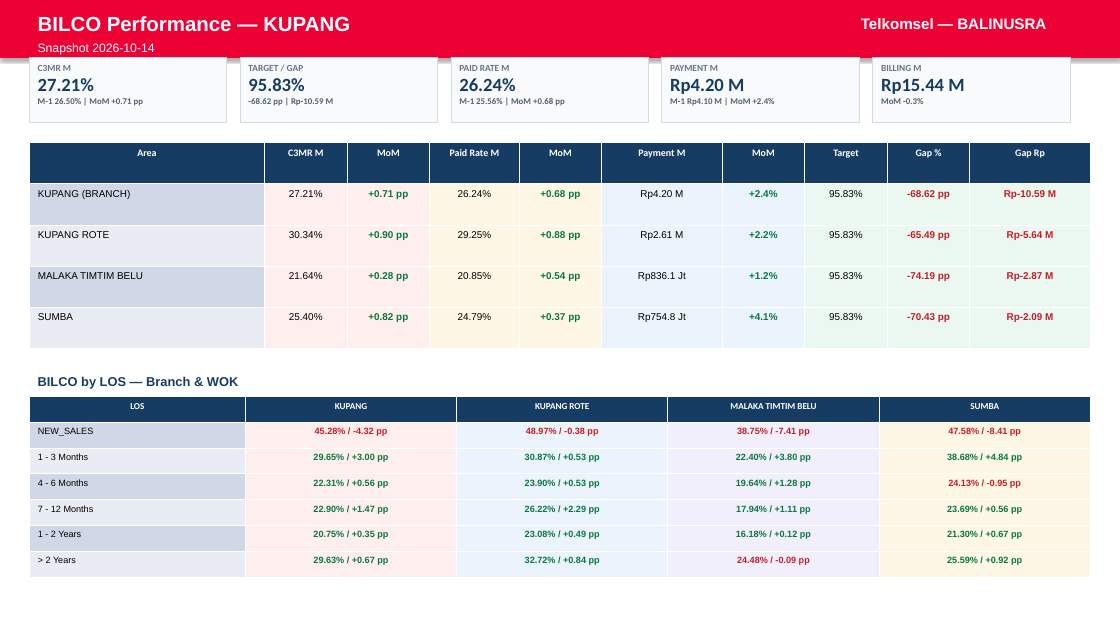
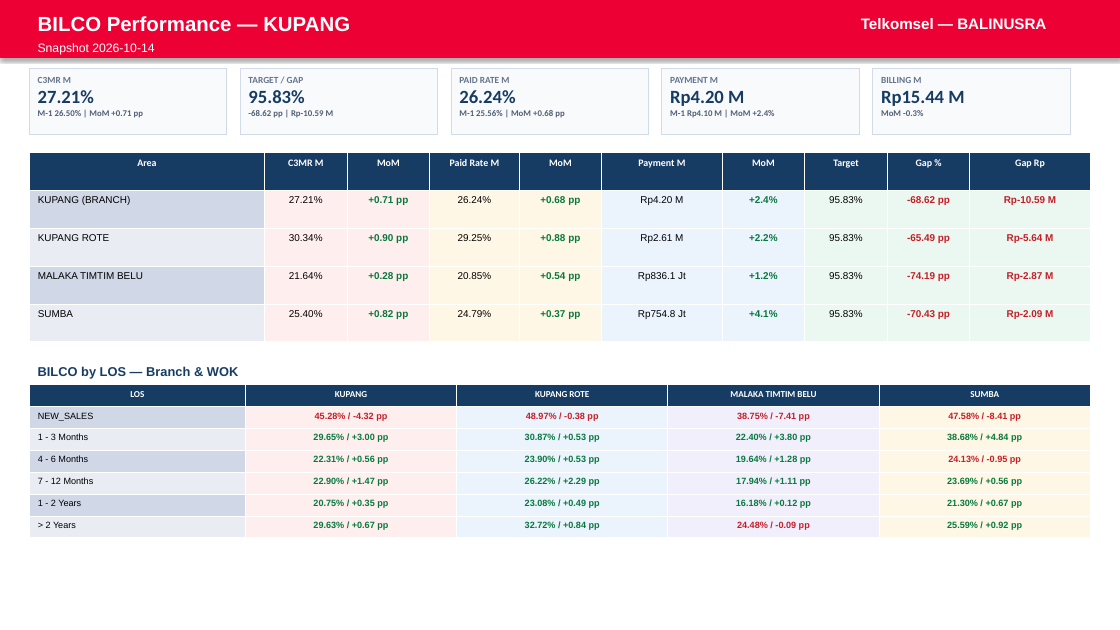
Before and after one commit to linktreehhbalnus-eng/wow_balnus, a slide deck: slide 11 of beta_12wok/reports/BRANCH_KUPANG_PERFORMANCE_SUMMARY_20261014_INARA.pptx. Drawn at 1120x630 pixels with LibreOffice and Linux fonts; fonts in the diff are those of the drawing. Boxes give left, top, right and bottom in pixels: in the first picture for what was removed or moved away, otherwise in the second. Text is boxed around its words. In the diff, an @@ line names an element or a change of style, - is before the commit and + after.

```diff
--- a/beta_12wok/reports/BRANCH_KUPANG_PERFORMANCE_SUMMARY_20261014_INARA.pptx
+++ b/beta_12wok/reports/BRANCH_KUPANG_PERFORMANCE_SUMMARY_20261014_INARA.pptx
@@ 5 rectangles: place and size @@
-5 rectangles at [29, 57, 1070, 123]
+5 rectangles at [29, 69, 1070, 134]
@@ table: place and size @@
-table at [29, 143, 1089, 349]
+table at [29, 153, 1089, 342]
@@ text "BILCO by LOS — Branch ...": place and size @@
-text "BILCO by LOS — Branch ..." at [38, 376, 238, 389]
+text "BILCO by LOS — Branch ..." at [38, 366, 238, 379]
@@ table: place and size @@
-table at [29, 397, 1089, 577]
+table at [29, 385, 1089, 538]
```
Also in this commit, not shown: 1 other slide changed, 11 other files.
